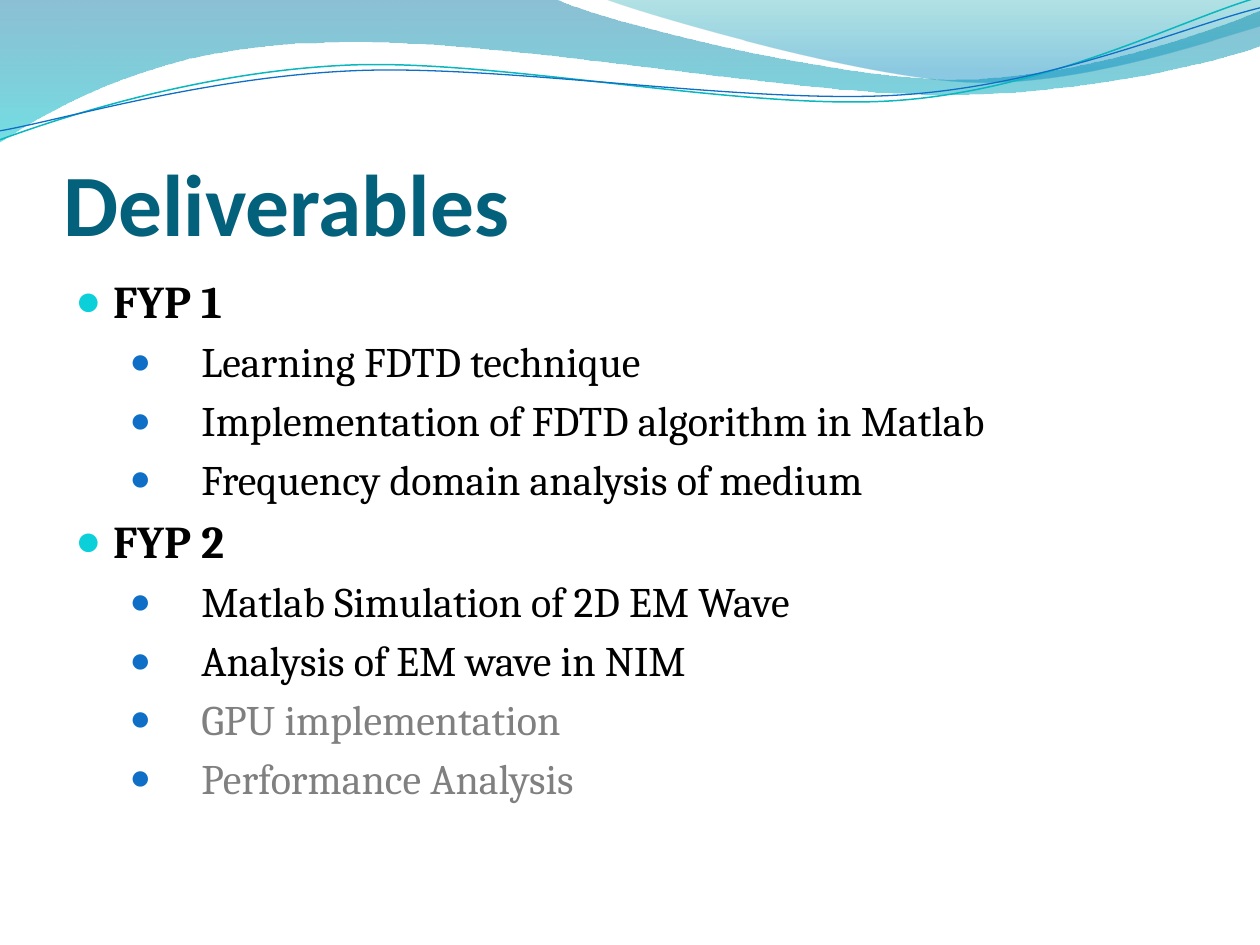
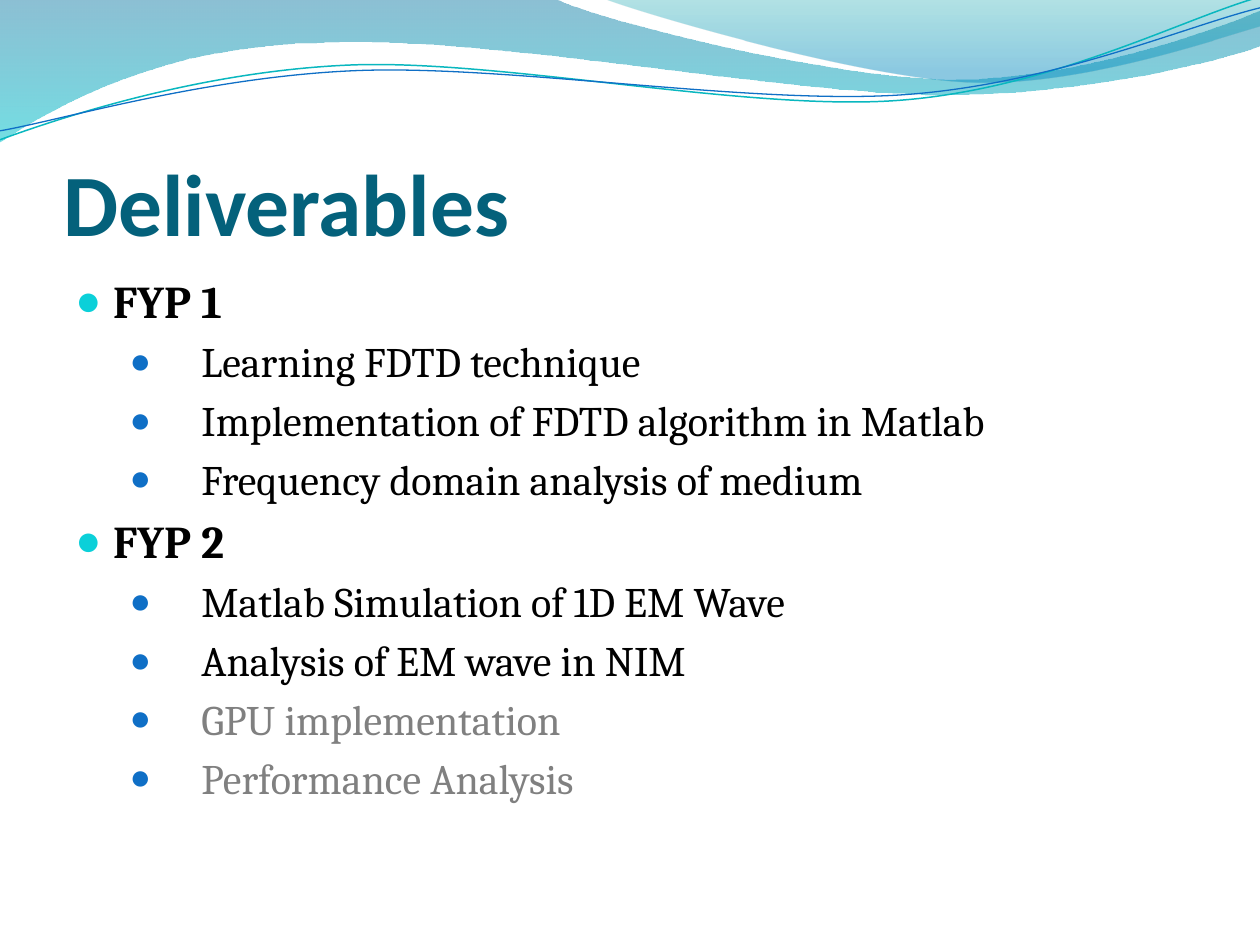
Before and after one commit to junaidnasir/gpu-em-nim, a slide deck: slide 10 of FYP_Defense_Presentation/FYP_Defense_Presentation_EM_Modelling_in_NIM.pptx. Drawn at 1260x945 pixels with LibreOffice and Linux fonts; fonts in the diff are those of the drawing; background and template pictures are left out. Boxes give left, top, right and bottom in pixels: in the first picture for what was removed or moved away, otherwise in the second. Text is boxed around its words. In the diff, an @@ line names an element or a change of style, - is before the commit and + after.

```diff
--- a/FYP_Defense_Presentation/FYP_Defense_Presentation_EM_Modelling_in_NIM.pptx
+++ b/FYP_Defense_Presentation/FYP_Defense_Presentation_EM_Modelling_in_NIM.pptx
@@ text at <box>201,587,785,618</box>: text changed @@
-  ● Matlab Simulation of 2D EM Wave
+  ● Matlab Simulation of 1D EM Wave
```
Also in this commit, not shown: 3 other files.
